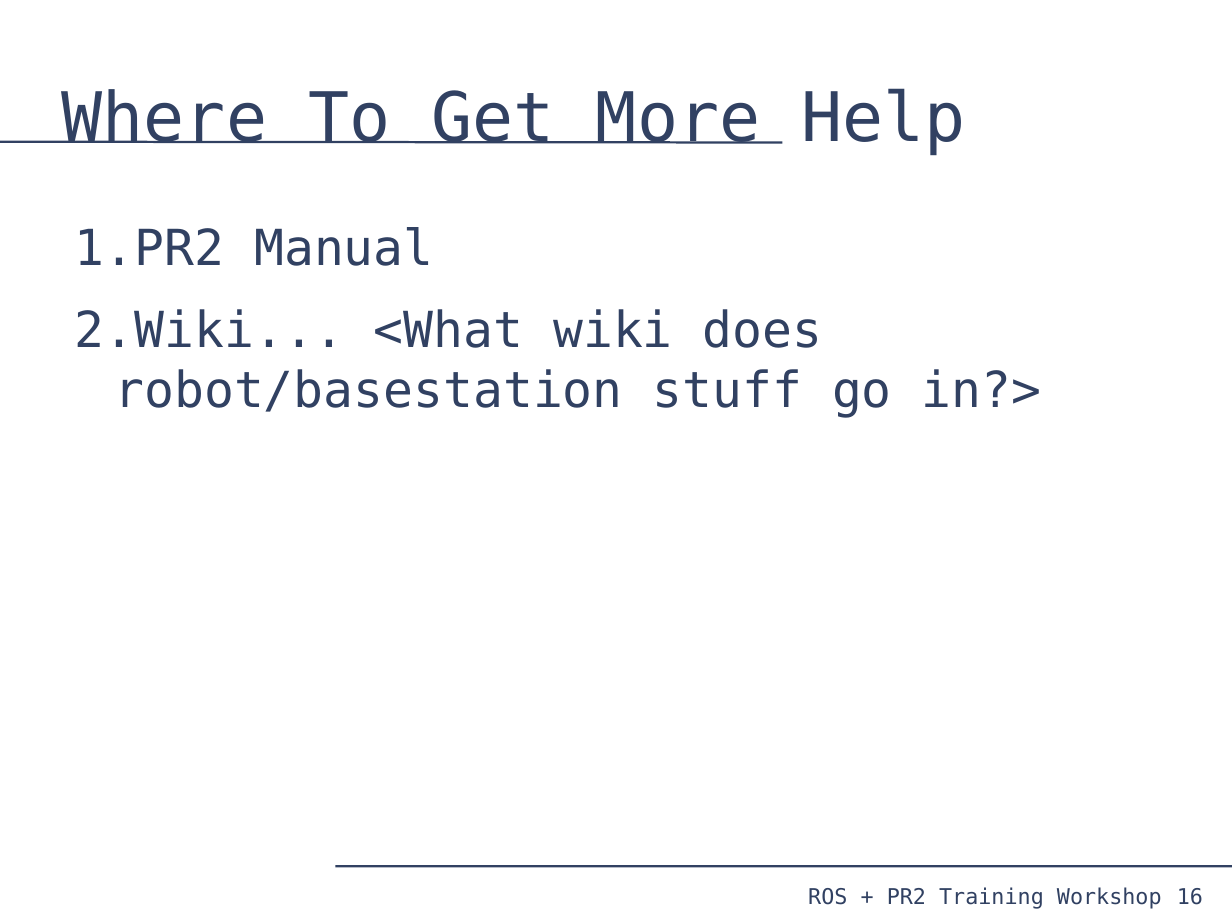
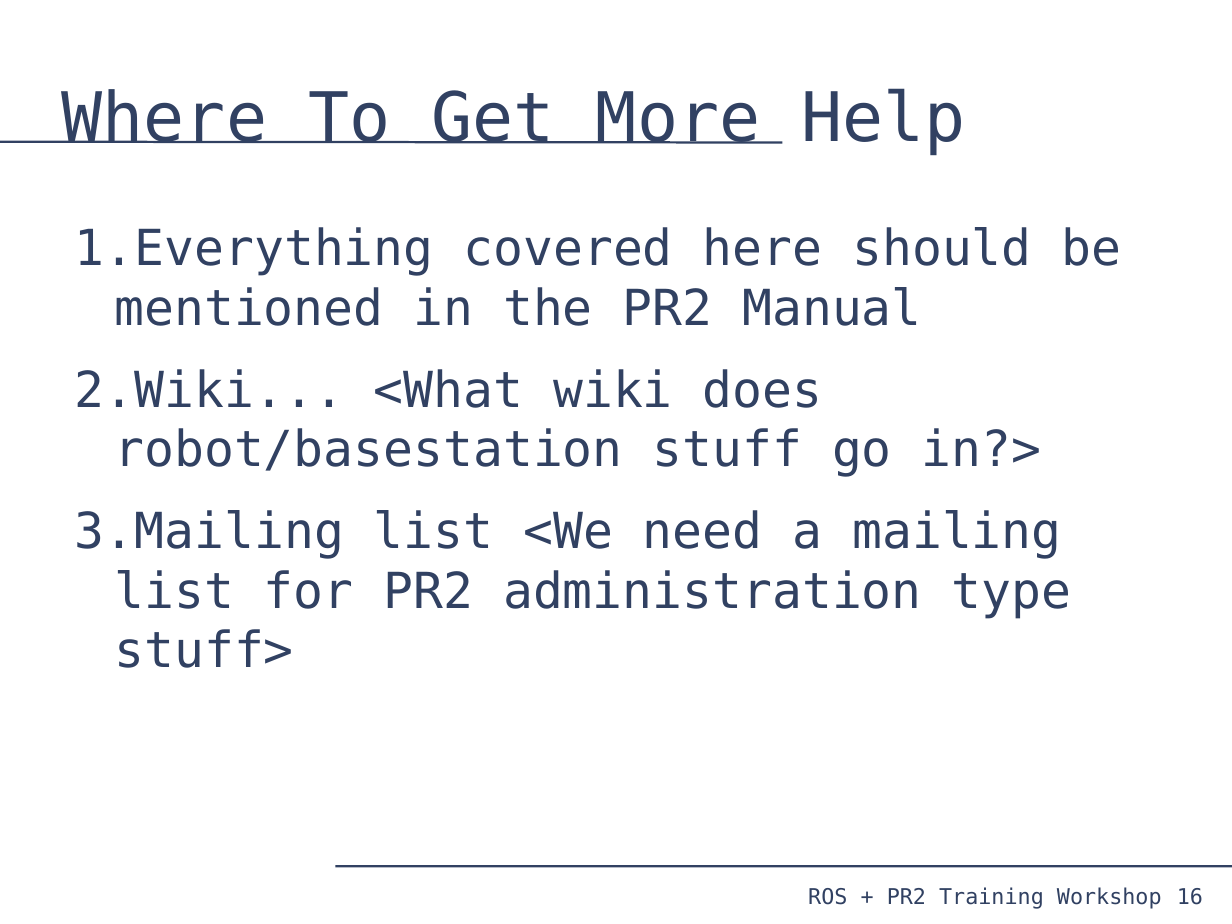
Before and after one commit to PR2/pr2_docs, a slide deck: slide 16 of pr2_training_workshop/installing_base_station/basestation.odp. Drawn at 1232x924 pixels with LibreOffice and Linux fonts; fonts in the diff are those of the drawing. Boxes give left, top, right and bottom in pixels: in the first picture for what was removed or moved away, otherwise in the second. Text is boxed around its words. In the diff, an @@ line names an element or a change of style, - is before the commit and + after.

Commit message:
Updating slides

```diff
--- a/pr2_training_workshop/installing_base_station/basestation.odp
+++ b/pr2_training_workshop/installing_base_station/basestation.odp
@@ text at (x1=75, y1=227, x2=1122, y2=326): text changed @@
-1. PR2 Manual
+1. Everything covered here should be mentioned in the PR2 Manual
@@ text at (x1=75, y1=510, x2=1072, y2=668): paragraph added @@
+3. Mailing list <We need a mailing list for PR2 administration type stuff>
```
